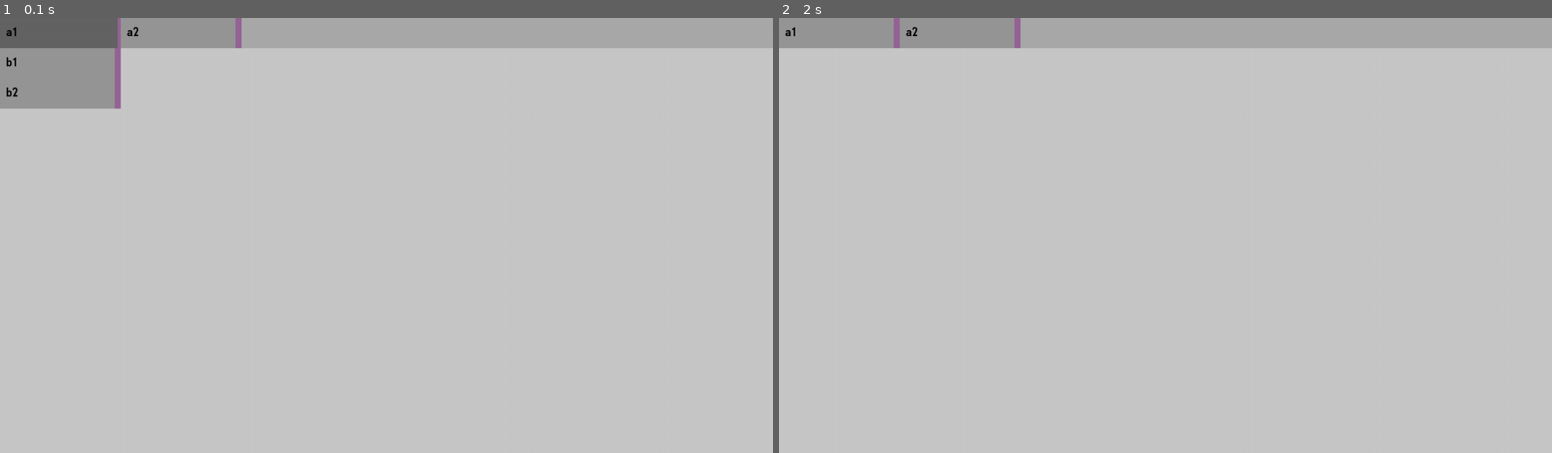
Above: before the commit, frames 1-2 (left to right).
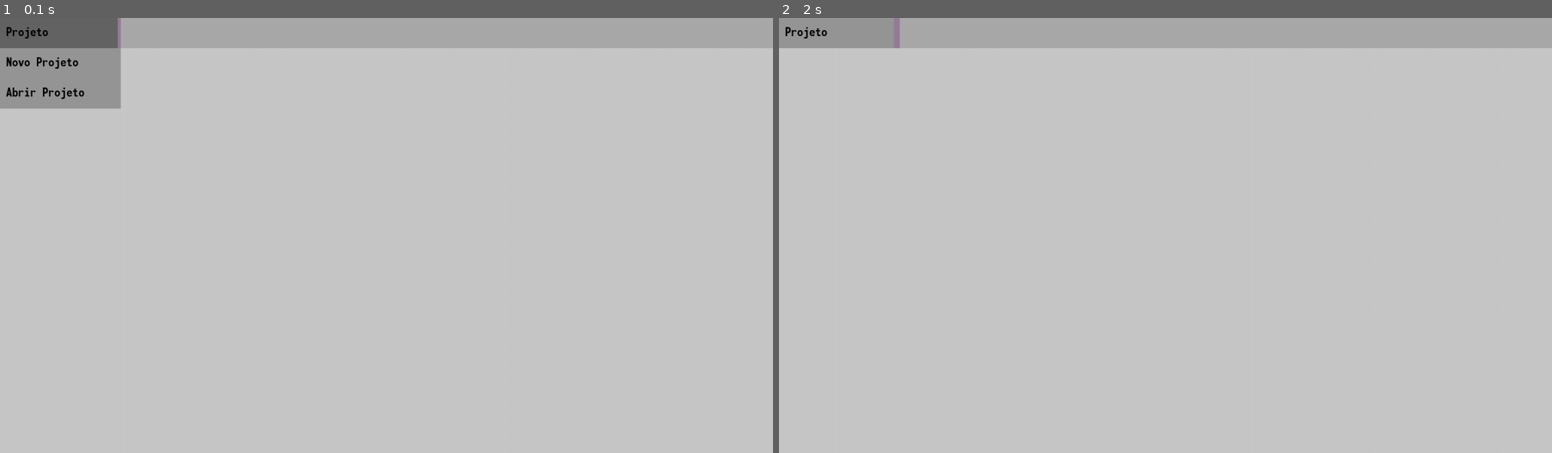
Above: after the commit, the same moments.

Repository: ExtraMobs/PyScratch
Game: pygame game, started from main.py
The game is run twice, just before and just after one commit, with the same random seed, the same clock (stepped at 60 frames per second) and the same inputs.
Inputs (mouse positions are in pixels of both pictures, inside the frame that each line leads up to):
- Up to frame 1 (0.1 s): no input
- Up to frame 2 (2 s): press the mouse at (840, 61) at 0.37 s; move the mouse to (879, 200) at 0.47 s; release the mouse at (925, 335) at 0.6 s; click (840, 31) at 0.72 s; press the mouse at (840, 91) at 1.03 s; move the mouse to (941, 91) at 1.13 s; release the mouse at (1041, 91) at 1.27 s; click (840, 31) at 1.38 s; press the mouse at (840, 91) at 1.7 s; move the mouse to (910, 174) at 1.8 s; release the mouse at (972, 252) at 1.93 s

The runs differ from the first frame. In frame 1, 0.4% of the frame differs, in the area x 0-32%, y 0-21%; in frame 2, 0.2%.

Commit message:
'TreeNode' recursivo part 7 - final
Revisão e finalização do desenvolvimento do MainMenu recursivo.

Diff:
--- a/menubar.py
+++ b/menubar.py
@@ -1,5 +1,3 @@
-from inspect import isfunction
-
 import pygame
 
 from gameengine import resources
@@ -7,11 +5,11 @@
 from gameengine.nodes.node import Node
 
 
-class Option(GraphicNode):
+class MenuBarOption(GraphicNode):
     COLORS = {
         "idle": (150, 150, 150),
         "selected": (100, 100, 100),
-        "expansible": (150, 100, 150),
+        "expansible": (150, 125, 150),
     }
 
     top = False
@@ -60,7 +58,7 @@
         if self.active:
             if self.top:
                 if self.priority == 0:
-                    menubar = self.parent.parent
+                    menubar = self.parent
                     self.rect.x = menubar.rect.x
                     self.rect.y = menubar.rect.y
                 else:
@@ -148,28 +146,30 @@
         self.surface = self.surface_idle
 
     def draw(self):
-        super().draw(
-            self.parent.parent.surface if self.top else self.program.display.surface
-        )
+        super().draw(self.parent.surface if self.top else self.program.display.surface)
 
 
-class Tree(Node):
-    def __init__(self, nested_tree: dict) -> None:
-        super().__init__()
-        self.set_data_from_nested_tree(nested_tree)
+class MenuBar(GraphicNode):
+    COLOR = (170, 170, 170)
+
+    def __init__(self, nested_data: dict):
+        width = self.program.window.width
+
+        super().__init__(resources.surface.new((width, MenuBarOption.DEFAULT_HEIGHT)))
+        self.set_data_from_nested_tree(nested_data)
 
     def set_data_from_nested_tree(
         self, nested_tree: dict, parent_option=None, top_parent=None
     ):
         for key, value in nested_tree.items():
-            new_option = Option(key)
+            new_option = MenuBarOption(key)
             new_option.top = top_parent is None
             if parent_option is None:
                 self.add_children(new_option)
             else:
                 parent_option.add_children(new_option)
 
-            if isfunction(value):
+            if callable(value):
                 new_option.function = value
             elif type(value) is dict:
                 self.set_data_from_nested_tree(
@@ -177,29 +177,6 @@
                 )
             new_option.prepare_surface()
 
-
-class MenuBar(GraphicNode):
-    COLOR = (170, 170, 170)
-
-    def __init__(self):
-        width = self.program.window.width
-
-        super().__init__(resources.surface.new((width, Option.DEFAULT_HEIGHT)))
-        self.add_children(
-            Tree(
-                {
-                    "a1": {
-                        "b1": {"c1": lambda: print("c1"), "c2": lambda: print("c2")},
-                        "b2": {"c1": lambda: print("c1"), "c2": lambda: print("c2")},
-                    },
-                    "a2": {
-                        "b1": {"c1": lambda: print("c1"), "c2": lambda: print("c2")},
-                        "b2": {"c1": lambda: print("c1"), "c2": lambda: print("c2")},
-                    },
-                }
-            )
-        )
-
     def draw(self):
         self.surface.fill(self.COLOR)
         super().draw()
--- a/scenes/mainscene.py
+++ b/scenes/mainscene.py
@@ -1,9 +1,27 @@
 from gameengine.nodes.scene import Scene
 from menubar import MenuBar
+
+
+class MainMenuBar(MenuBar):
+    def __init__(self):
+        super().__init__(
+            {
+                "Projeto": {
+                    "Novo Projeto": self.new_project,
+                    "Abrir Projeto": self.open_project,
+                },
+            }
+        )
+
+    def new_project(self):
+        print("implementar a criação de um novo projeto")
+
+    def open_project(self):
+        print("implementar o carregamento de um projeto já existente")
 
 
 class MainScene(Scene):
     def __init__(self) -> None:
         self.bg = (200, 200, 200)
 
-        super().__init__(MenuBar())
+        super().__init__(MainMenuBar())
